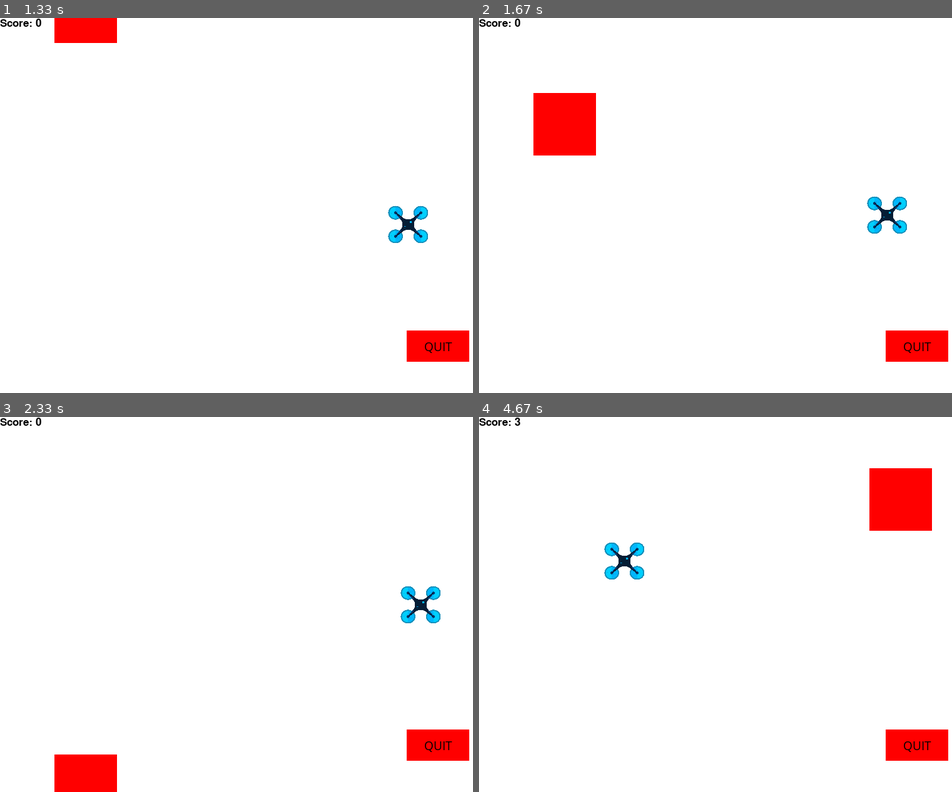
Above: before the commit, frames 1-4 (two rows, left to right).
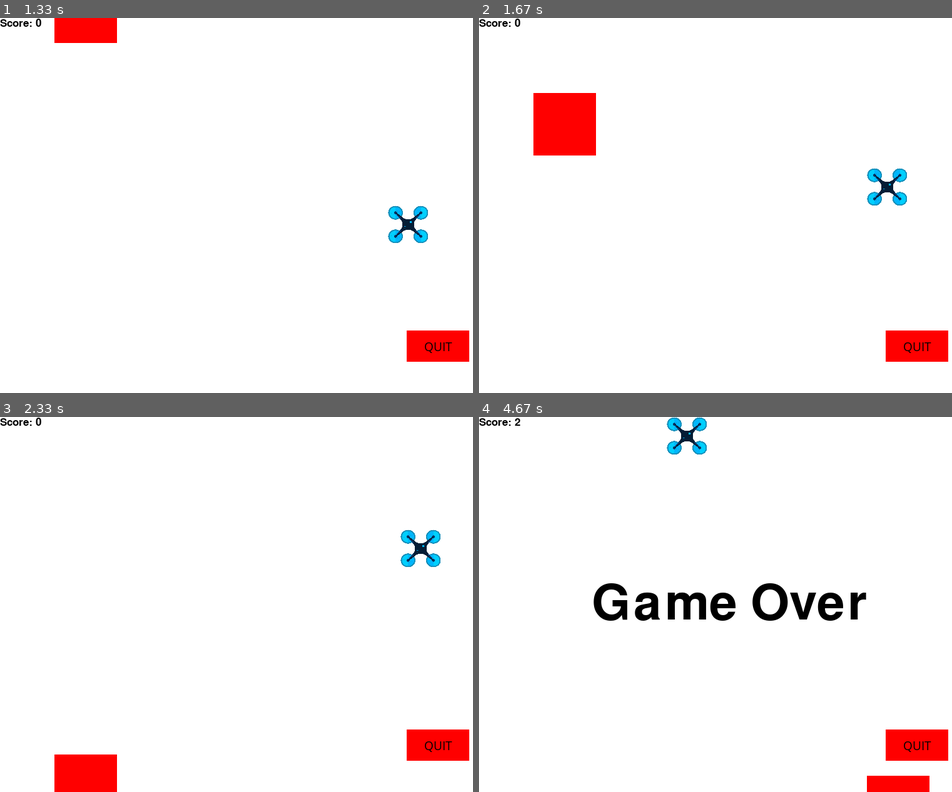
Above: after the commit, the same moments.

Repository: mantyni/Drone_Wars
Game: pygame game, started from game.py
The game is run twice, just before and just after one commit, with the same random seed, the same clock (stepped at 60 frames per second) and the same inputs.
Inputs:
- Up to frame 1 (1.33 s): click "START" at 0.42 s; tap Shift at 0.67 s; hold Right from 1 s (still down)
- Up to frame 2 (1.67 s): release Right at 1.47 s; hold Up from 1.5 s (still down)
- Up to frame 3 (2.33 s): release Up at 1.8 s; hold Right 1.83-2.3 s
- Up to frame 4 (4.67 s): hold Left 2.33-2.87 s; hold Down 2.9-3.2 s; hold Left 3.23-3.63 s; hold Up 3.67-4.03 s; hold Up from 4.07 s (still down)

Frame 1 is identical in both runs. In frame 2, 0.8% of the frame differs, in the area x 82-91%, y 40-58%; in frame 3, 0.9%; in frame 4, 6.1%, in the area x 7-96%, y 0-100%.

Commit message:
drone move uses speed variable

Diff:
--- a/drone.py
+++ b/drone.py
@@ -3,7 +3,7 @@
 
 class Drone:
     def __init__(self, gameDisplay, display_width=800, display_height=600, *args, **kwargs):
-        self.drone_speed = 5 # Default rate of change for drone movement
+        self.drone_speed = 20 # Default rate of change for drone movement
         self.x_change = 0
         self.y_change = 0
         self.x = 0
@@ -18,11 +18,11 @@
 
     def move_left(self):
         #self.x_change -= self.drone_speed
-        self.x_change = -20
+        self.x_change = -self.drone_speed
 
     def move_right(self):
         #self.x_change += self.drone_speed
-        self.x_change = 20
+        self.x_change = self.drone_speed
 
     def move_up(self):
         self.y_change = -self.drone_speed
@@ -31,7 +31,7 @@
         self.y_change = +self.drone_speed
 
     def move_left_big(self):
-        self.x_change -= 4* self.drone_speed
+        self.x_change -= 2* self.drone_speed
 
     def update(self):
         self.x += self.x_change
--- a/obstacle.py
+++ b/obstacle.py
@@ -12,7 +12,6 @@
         self.red = (255,0,0)
         self.gameDisplay = gameDisplay
 
-
     def reset(self):
         self.x = random.randrange(0, self.display_width)
         self.y = 0 - self.height
